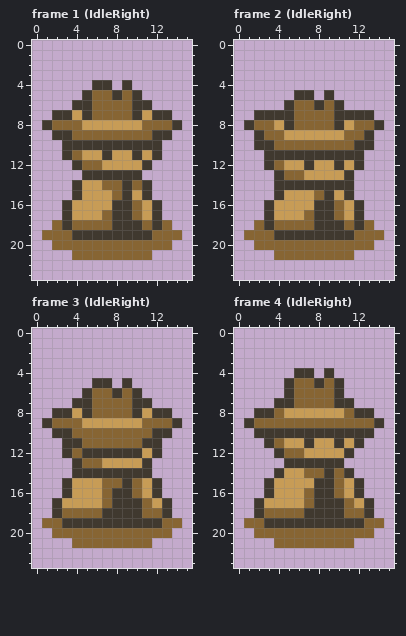
One commit to this pixel-art file: assets/sprites/Player/Player.aseprite. Above is the file before it was changed.
16x24 pixels, 33 frames. Shown: frame 1 (IdleRight), frame 2 (IdleRight), frame 3 (IdleRight), frame 4 (IdleRight). The commit also changed other frames, which this record leaves out.
And afterwards:
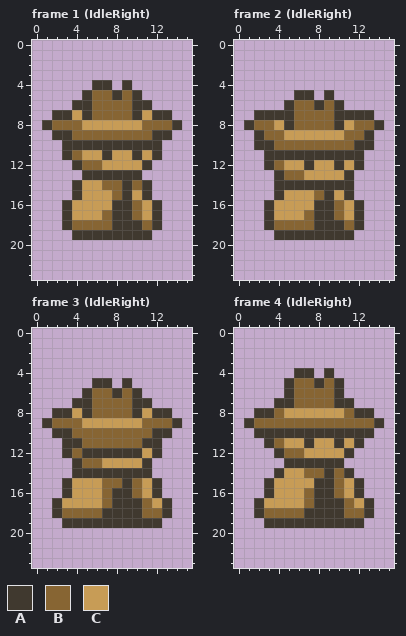
Palette (. is transparent): A #40392f  B #876533  C #c79c56
Diff:
--- frame 1 (IdleRight), layer "Shadow"
@@ x 0..15 @@
 17 ...ACCCBAABCA...
-18 ..BABBBBAAABAB..
-19 .BBBAAAAAAAABBB.
-20 ..BBBBBBBBBBBB..
-21 ....BBBBBBBB....
+18 ...ABBBBAAABA...
+19 ....AAAAAAAA....
+20 ................
+21 ................
 22 ................
--- frame 2 (IdleRight), layer "Shadow": the same change as frame 1 (IdleRight)
--- frame 3 (IdleRight), layer "Shadow"
@@ x 0..15 @@
 18 ..ABBBBAAAABBA..
-19 .BBAAAAAAAAAABB.
-20 ..BBBBBBBBBBBB..
-21 ....BBBBBBBB....
+19 ...AAAAAAAAAA...
+20 ................
+21 ................
 22 ................
--- frame 4 (IdleRight), layer "Shadow": the same change as frame 3 (IdleRight)
